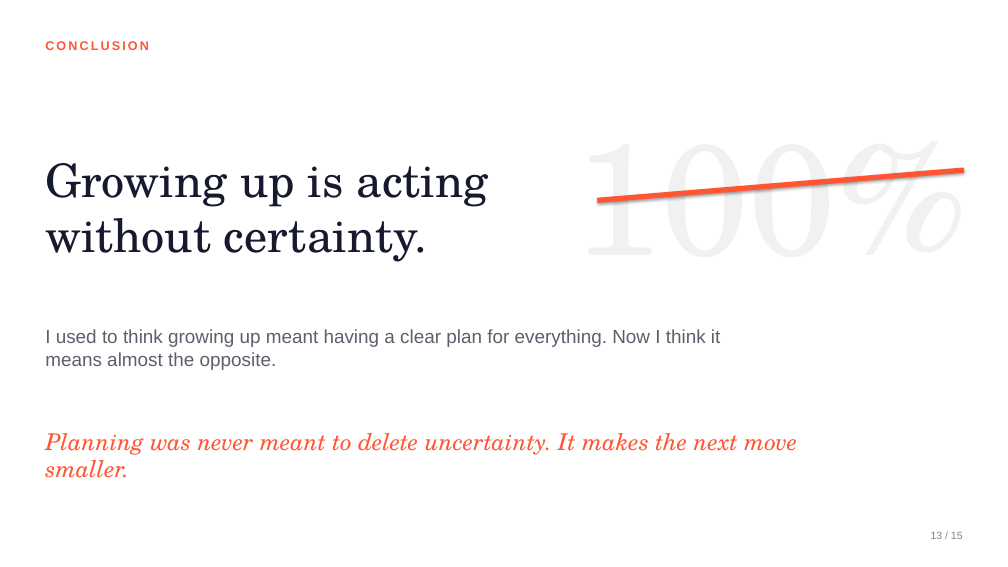
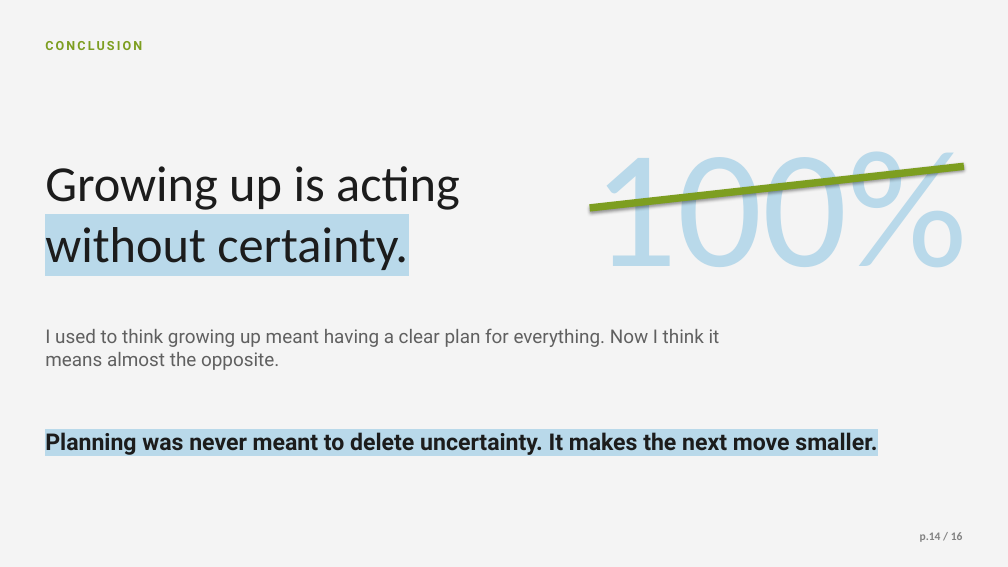
Before and after one commit to Kyson-CCHEN/English-presentation, a slide deck: slide 14 of Planning_Is_the_Pressure.pptx (slide 13 before the commit). Drawn at 1008x567 pixels with LibreOffice and Linux fonts; fonts in the diff are those of the drawing; background and template pictures are left out. Boxes give left, top, right and bottom in pixels: in the first picture for what was removed or moved away, otherwise in the second. Text is boxed around its words. In the diff, an @@ line names an element or a change of style, - is before the commit and + after.

```diff
--- a/Planning_Is_the_Pressure.pptx
+++ b/Planning_Is_the_Pressure.pptx
@@ background #FFFFFF to picture (left out) @@
@@ text "CONCLUSION" at <box>45,41,142,50</box>: font Arial to Roboto, text colour #FF5533 to #7D9E20 @@
@@ text "100%": place and size @@
-text "100%" at <box>574,167,968,205</box>
+text "100%" at <box>592,152,967,267</box>
@@ text "100%" at <box>592,152,967,267</box>: size 150 to 160 pt, font TeX Gyre Schola to Calibri, text colour #F1F1F2 to #B9D9EA @@
@@ text "Growing up is acting" at <box>45,166,460,270</box>: size 44 to 48 pt, font TeX Gyre Schola to Calibri, text colour #171A2E to #1C1C1C; highlight none to #B9D9EA in "without certainty." @@
@@ line moved from (597, 200) - (964, 170) to (590, 208) - (964, 166) @@
@@ line (590, 208) - (964, 166): stroke #FF5533 5 pt to #7D9E20 7 pt @@
@@ text "I used to think growing ..." at <box>45,328,720,370</box>: font Arial to Roboto, text colour #5D5F6D to #606060 @@
@@ text "Planning was never meant to ..." at <box>45,432,877,455</box>: font TeX Gyre Schola to Roboto, text colour #FF5533 to #1C1C1C, highlight none to #B9D9EA, bold on, italic off @@
@@ text at <box>920,532,963,542</box>: text changed; size 10 to 11 pt; font Arial to Calibri; text colour #7F818C to #828282; bold on @@
-13 / 15
+p.14 / 16
```
Also in this commit, not shown: 13 other slides changed, 2 slides added, 1 slide removed.
